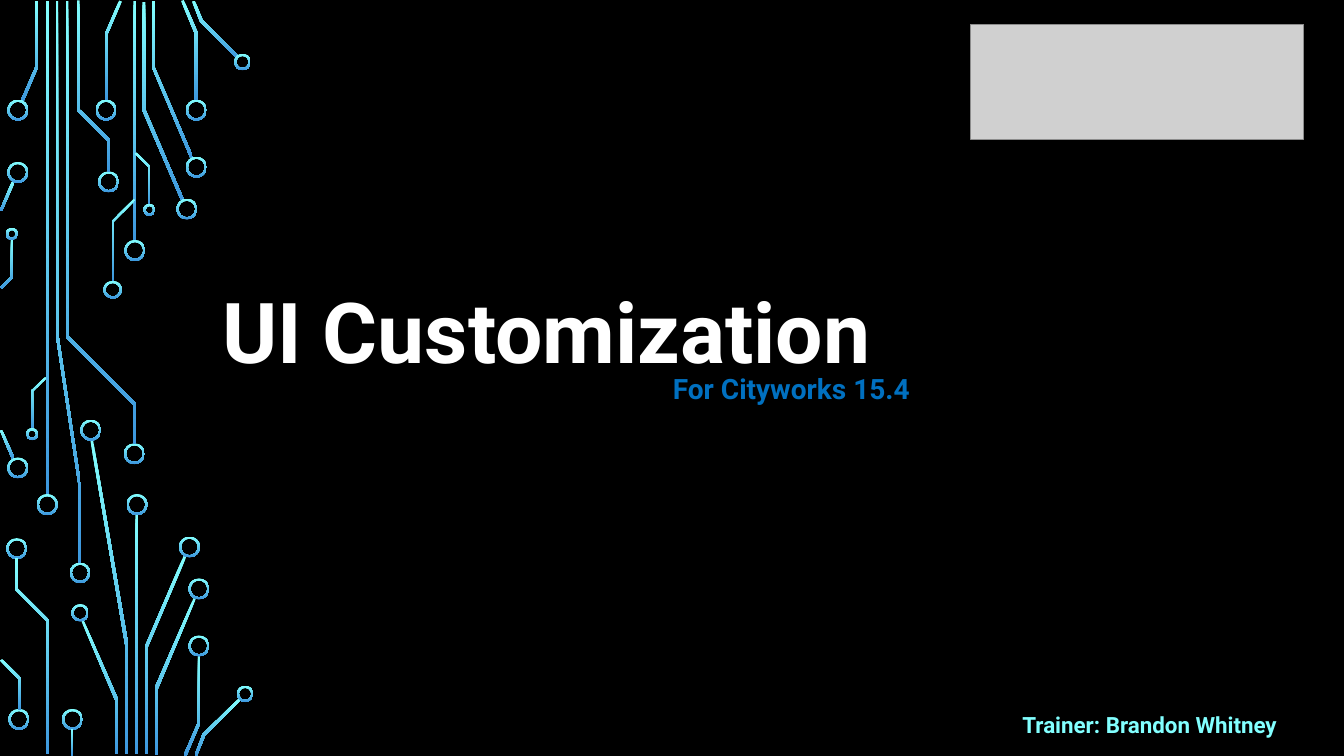
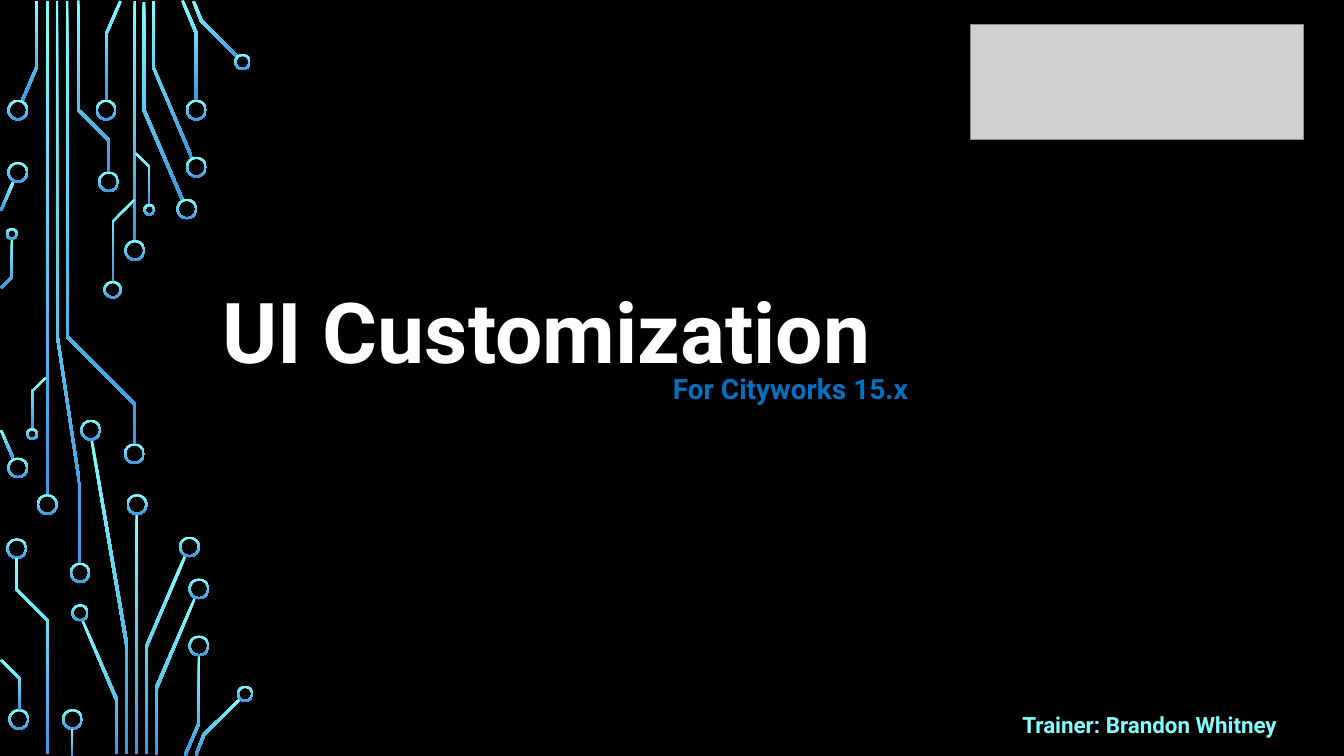
Before and after one commit to bswhitney/Cityworks-UICustomization-Training-Snippets, a slide deck: slide 1 of Web-Training/01_Understand-XML-CURRENT.pptx. Drawn at 1344x756 pixels with LibreOffice and Linux fonts; fonts in the diff are those of the drawing; grey boxes stand for pictures; background and template pictures are left out. Boxes give left, top, right and bottom in pixels: in the first picture for what was removed or moved away, otherwise in the second. Text is boxed around its words. In the diff, an @@ line names an element or a change of style, - is before the commit and + after.

```diff
--- a/Web-Training/01_Understand-XML-CURRENT.pptx
+++ b/Web-Training/01_Understand-XML-CURRENT.pptx
@@ subtitle at bbox=[673, 378, 908, 405]: text changed @@
-For Cityworks 15.4
+For Cityworks 15.x
```
Also in this commit, not shown: 2 other slides changed.
